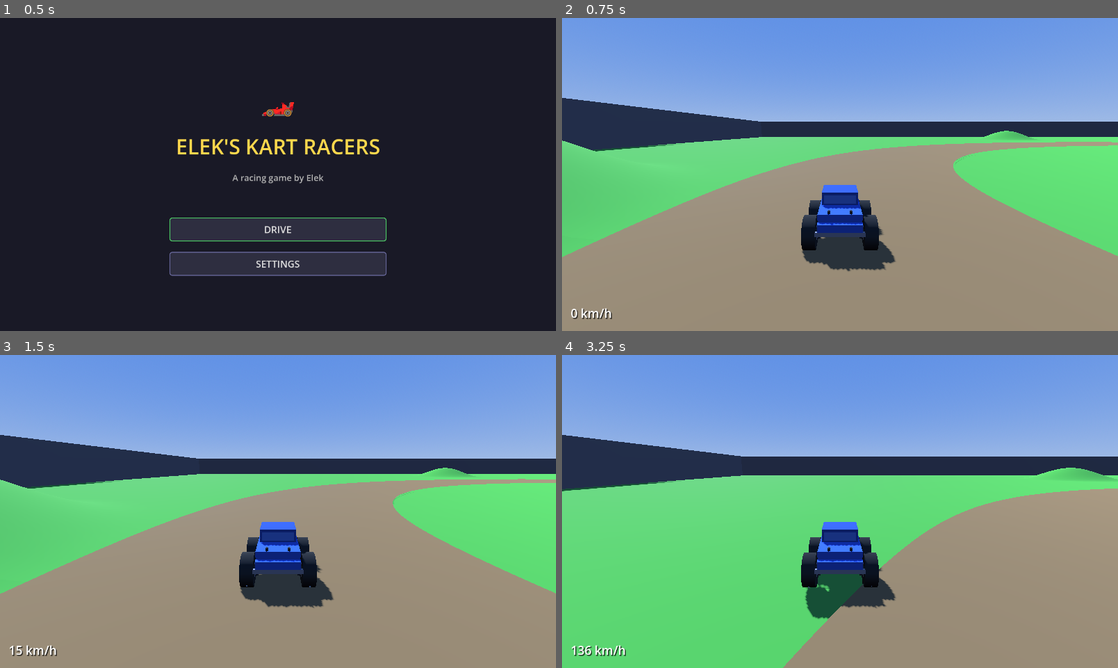
Above: before the commit, frames 1-4 (two rows, left to right).
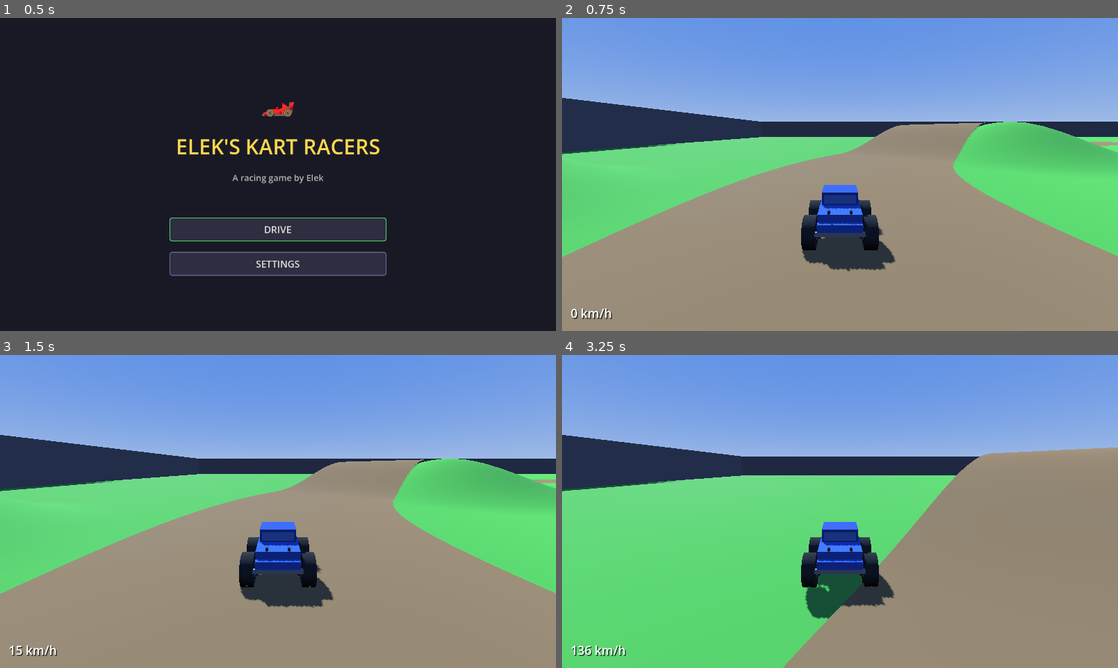
Above: after the commit, the same moments.

Repository: withdoron/Elek-games
Game: Godot game, scene res://node_3d.tscn
Two runs of this game, one before a commit and one after it. Both use one fixed random seed, a clock stepped at 60 frames per second and the inputs below.
Inputs (mouse positions are in pixels of both pictures, inside the frame that each line leads up to):
- Up to frame 1 (0.5 s): no input
- Up to frame 2 (0.75 s): click "DRIVE" at 0.5 s
- Up to frame 3 (1.5 s): tap Enter at 1.25 s; move the mouse to (305, 511) at 1.27 s; hold W (accelerate) from 1.28 s (still down); click (305, 511) at 1.42 s
- Up to frame 4 (3.25 s): keep holding W (accelerate); move the mouse to (812, 511) at 2.02 s; move the mouse to (851, 505) at 2.77 s

Frame 1 is identical in both runs. In frame 2, 3.7% of the frame differs, in the area x 0-100%, y 33-49%; in frame 3, 3.8%; in frame 4, 5.0%, in the area x 50-100%, y 29-81%.

Commit message:
hills ON the road — road rises over them properly
- Put hills back on/near the road as track features to drive over
- Road mesh now samples height at center, left, AND right of each
  segment, using the MAX height so road always clears the terrain
  even when a hill peak is under the road center
- Each road row is flat across its width at the highest terrain point
  plus road_lift — no more grass poking through
- Hills array synced between both files

Co-Authored-By: Claude Opus 4.6 (1M context) <noreply@anthropic.com>

Diff:
--- a/kart-racers/scripts/main_setup.gd
+++ b/kart-racers/scripts/main_setup.gd
@@ -8,17 +8,15 @@
 const ARENA_SIZE = 200.0
 
 # Hill definitions: [center_x, center_z, height, radius]
-# Hills placed safely INSIDE or OUTSIDE the oval road — never ON it
+# Hills are ON the road — the road rises over them
 const HILLS = [
-	# Inside the oval (center area)
-	[0.0, 0.0, 10.0, 25.0],       # big center hill
-	[-30.0, -25.0, 7.0, 18.0],    # left of center
-	[25.0, 20.0, 5.0, 15.0],      # right of center
-	# Outside the oval (beyond the road)
-	[160.0, 0.0, 12.0, 28.0],     # far right
-	[-160.0, -40.0, 8.0, 22.0],   # far left
-	[0.0, 140.0, 6.0, 20.0],      # far south
-	[0.0, -140.0, 9.0, 24.0],     # far north
+	[0.0, -50.0, 12.0, 30.0],     # big hill on far side
+	[80.0, 40.0, 8.0, 25.0],      # hill on right curve
+	[-70.0, -30.0, 6.0, 20.0],    # hill on left side
+	[40.0, -100.0, 10.0, 22.0],   # hill near bottom
+	[-50.0, 70.0, 5.0, 18.0],     # gentle hill on top curve
+	[160.0, 0.0, 9.0, 25.0],      # hill outside oval
+	[-160.0, -40.0, 7.0, 20.0],   # hill outside oval
 ]
 
 # Oval road parameters
@@ -166,16 +164,22 @@
 		var rx1 = cx1 + nx1 * road_half_w
 		var rz1 = cz1 + nz1 * road_half_w
 
-		# Sample height at each road edge point
-		var y_l0 = get_ground_height(lx0, lz0) + road_lift
-		var y_r0 = get_ground_height(rx0, rz0) + road_lift
-		var y_l1 = get_ground_height(lx1, lz1) + road_lift
-		var y_r1 = get_ground_height(rx1, rz1) + road_lift
-
-		var v_l0 = Vector3(lx0, y_l0, lz0)
-		var v_r0 = Vector3(rx0, y_r0, rz0)
-		var v_l1 = Vector3(lx1, y_l1, lz1)
-		var v_r1 = Vector3(rx1, y_r1, rz1)
+		# Sample height at center, left, and right — use MAX so road always
+		# clears the terrain even when a hill peak is under the road
+		var hc0 = get_ground_height(cx0, cz0)
+		var hl0 = get_ground_height(lx0, lz0)
+		var hr0 = get_ground_height(rx0, rz0)
+		var h0 = max(hc0, max(hl0, hr0)) + road_lift
+
+		var hc1 = get_ground_height(cx1, cz1)
+		var hl1 = get_ground_height(lx1, lz1)
+		var hr1 = get_ground_height(rx1, rz1)
+		var h1 = max(hc1, max(hl1, hr1)) + road_lift
+
+		var v_l0 = Vector3(lx0, h0, lz0)
+		var v_r0 = Vector3(rx0, h0, rz0)
+		var v_l1 = Vector3(lx1, h1, lz1)
+		var v_r1 = Vector3(rx1, h1, rz1)
 
 		st.add_vertex(v_l0)
 		st.add_vertex(v_r0)
--- a/kart-racers/scripts/player_kart.gd
+++ b/kart-racers/scripts/player_kart.gd
@@ -153,13 +153,13 @@
 func _get_ground_height(x: float, z: float) -> float:
 	# Must match main_setup.gd HILLS array
 	var hills = [
-		[0.0, 0.0, 10.0, 25.0],
-		[-30.0, -25.0, 7.0, 18.0],
-		[25.0, 20.0, 5.0, 15.0],
-		[160.0, 0.0, 12.0, 28.0],
-		[-160.0, -40.0, 8.0, 22.0],
-		[0.0, 140.0, 6.0, 20.0],
-		[0.0, -140.0, 9.0, 24.0],
+		[0.0, -50.0, 12.0, 30.0],
+		[80.0, 40.0, 8.0, 25.0],
+		[-70.0, -30.0, 6.0, 20.0],
+		[40.0, -100.0, 10.0, 22.0],
+		[-50.0, 70.0, 5.0, 18.0],
+		[160.0, 0.0, 9.0, 25.0],
+		[-160.0, -40.0, 7.0, 20.0],
 	]
 	var h = 0.0
 	for hill in hills:
